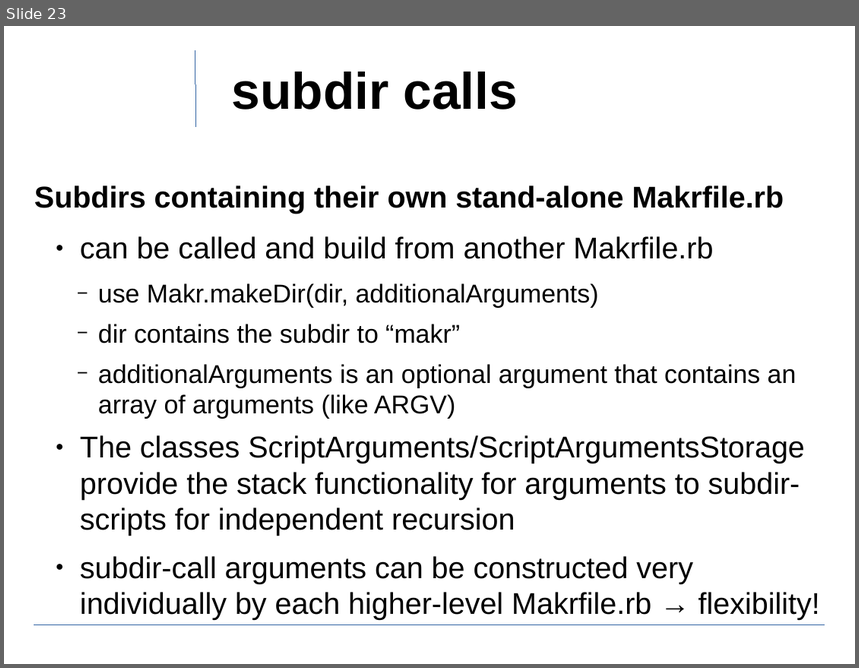
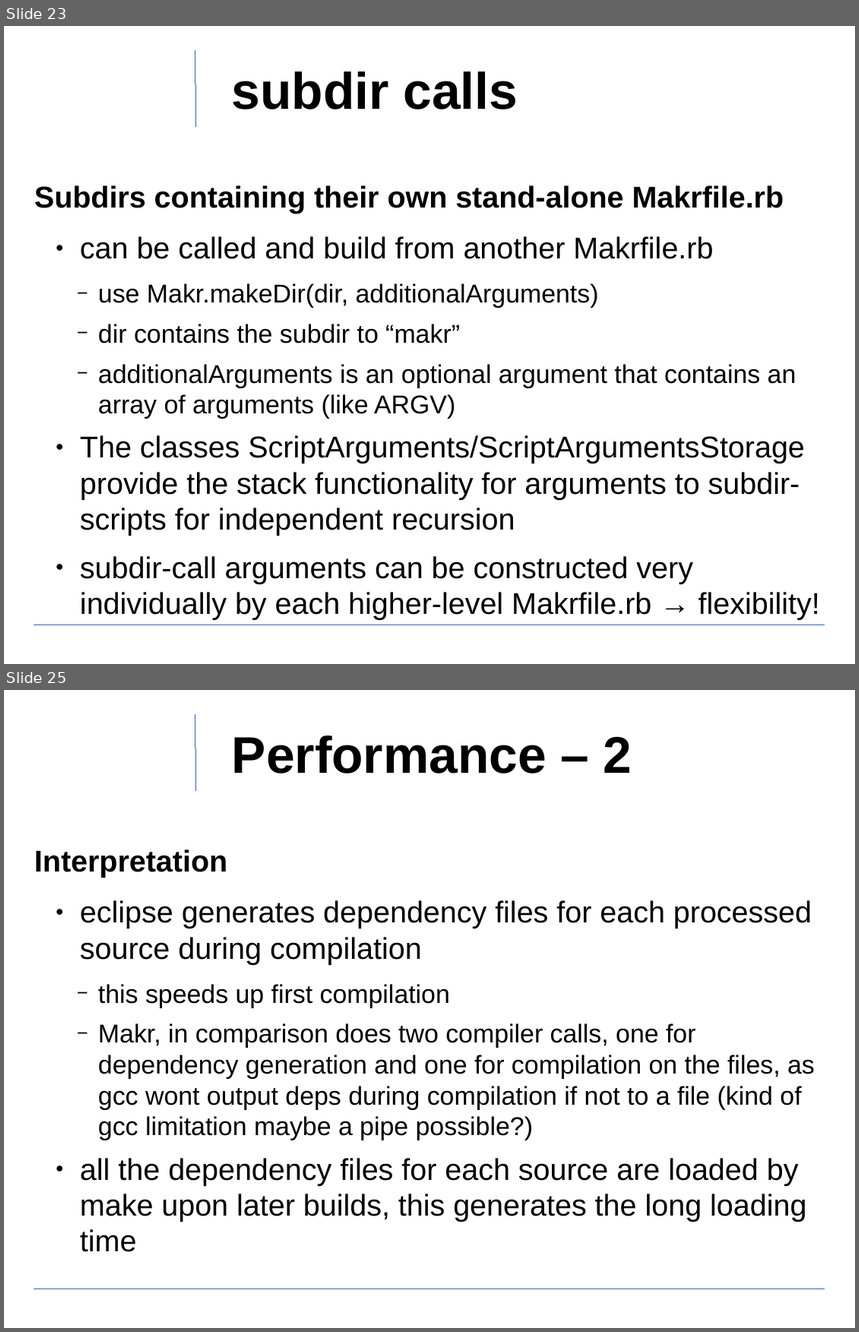
Before and after one commit to ewuenf/Makr, a slide deck: doc/concepts/Makr_Concepts.01.odp. Shown one above the other, each under a label of ours: slide 23 before the commit, slides 23 and 25 after it; the slides between them are not shown. The pictures are 859x668 and 859x1332 pixels, drawn with LibreOffice and Linux fonts; fonts in the diff are those of the drawing; background and template pictures are left out. Boxes give left, top, right and bottom in pixels: in the first picture for what was removed or moved away, otherwise in the second. Text is boxed around its words. In the diff, an @@ line names an element or a change of style, - is before the commit and + after.

```diff
--- a/doc/concepts/Makr_Concepts.01.odp
+++ b/doc/concepts/Makr_Concepts.01.odp
@@ slide 25 added at (4,690,855,1328), background #FFFFFF; not listed: 2 template elements that a slide beside it also shows @@
@@ title added at (232,736,633,774), 48 pt, text #000000, bold @@
+Performance – 2
@@ text added at (34,850,815,1252), 24 pt, text #000000 @@
+Interpretation
+  ● eclipse generates dependency files for each processed source during compilation
+    − this speeds up first compilation
+    − Makr, in comparison does two compiler calls, one for dependency generation and one for compilation on the files, as gcc wont output deps during compilation if not to a file (kind of gcc limitation maybe a pipe possible?)
+  ● all the dependency files for each source are loaded by make upon later builds, this generates the long loading time
```
Also in this commit, not shown: 7 slides changed.
